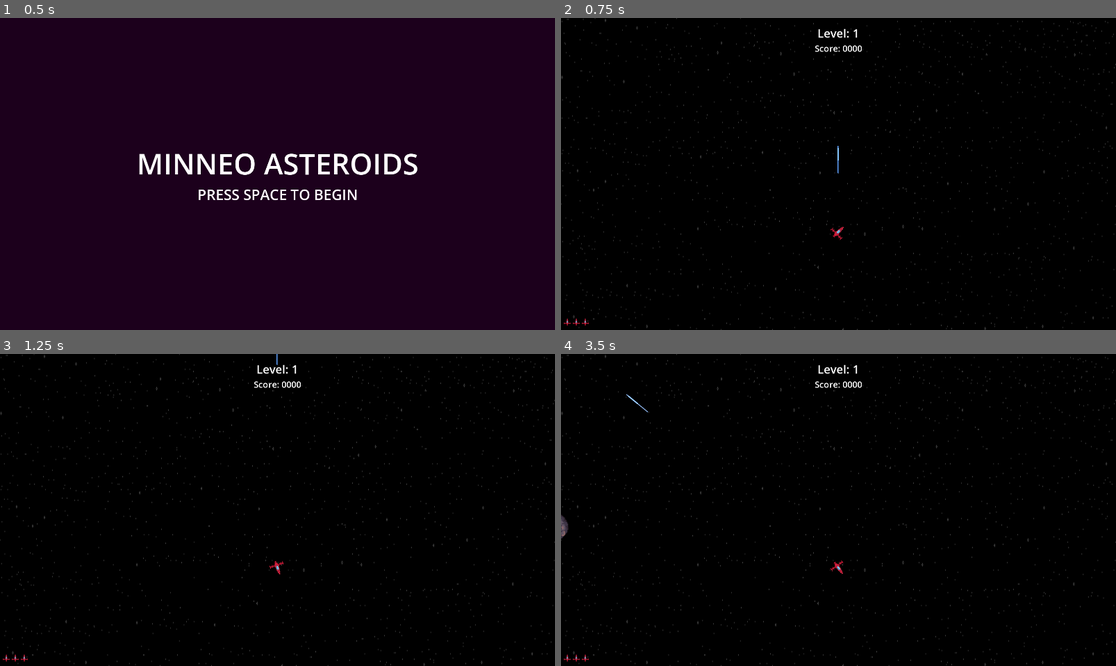
Above: before the commit, frames 1-4 (two rows, left to right).
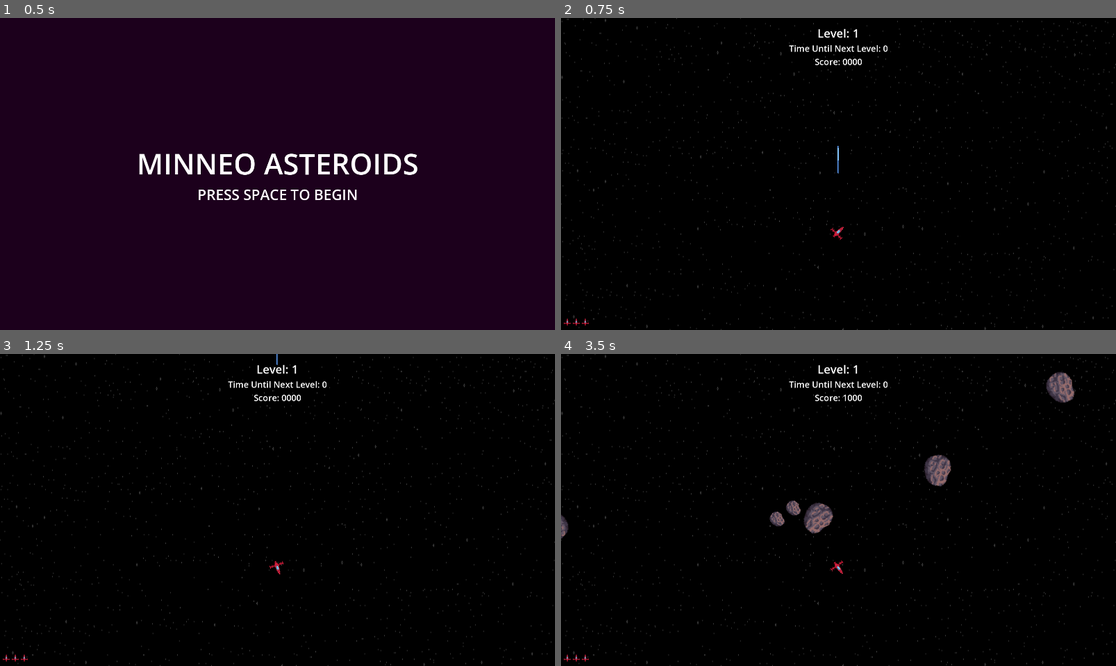
Above: after the commit, the same moments.

Repository: Minneo03/MinneoAsteroids
Game: Godot game, scene res://scenes/startScreen.tscn
Two runs of this game, one before a commit and one after it. Both use one fixed random seed, a clock stepped at 60 frames per second and the inputs below.
Inputs (mouse positions are in pixels of both pictures, inside the frame that each line leads up to):
- Up to frame 1 (0.5 s): no input
- Up to frame 2 (0.75 s): tap Space (start) at 0.5 s; move the mouse to (960, 158) at 0.52 s; hold D (rotateRight) from 0.53 s (still down); hold Space (start) from 0.53 s (still down)
- Up to frame 3 (1.25 s): keep holding D (rotateRight); keep holding Space (start)
- Up to frame 4 (3.5 s): move the mouse to (727, 525) at 1.27 s; release D (rotateRight) at 1.28 s; release Space (start) at 1.28 s; hold S (brake) 1.28-2.03 s; tap W (boost) at 1.35 s; tap Space (start) at 1.55, 2.3, 2.85 s; move the mouse to (894, 441) at 2.02 s; press the mouse at (894, 441) at 2.03 s; hold D (rotateRight) from 2.03 s (still down); move the mouse to (810, 572) at 2.77 s; release the mouse at (810, 572) at 2.78 s

Frame 1 is identical in both runs. In frame 2, 0.3% of the frame differs, in the area x 41-59%, y 8-16%; in frame 3, 0.3%; in frame 4, 1.7%, in the area x 11-93%, y 5-58%.

Commit message:
Level System Implemented, Added Comments Throughout
Levels work via a 3 timer system. One timer spawns asteroids whenever another time is active. The active timer will go on cooldown via the 3rd timer. Every level will increase the time of the active timer and the cooldown timer.

Diff:
--- a/global/global.gd
+++ b/global/global.gd
@@ -1,6 +1,8 @@
 extends Node
 
+#Global variables like score, health, middleXY, and Iframes boolean are stored here.
 var score := 0
 var health := 3
 var middleX
 var middleY
+var can_be_hit: bool = true
--- a/scenes/asteroid_border.tscn
+++ b/scenes/asteroid_border.tscn
@@ -4,7 +4,7 @@
 script/source = "extends Area2D
 
 
-func _on_border_entered(area: Area2D) -> void:
+func _on_border_entered(_area: Area2D) -> void:
 	pass # Replace with function body.
 "
 
--- a/scenes/asteroids.gd
+++ b/scenes/asteroids.gd
@@ -12,11 +12,13 @@
 
 signal collision
 
+#Adds the "Area2D" to the group Asteroid to later determine what area is entering what.
 func _ready():
-
-	if $".".scale.x == 3:
+	add_to_group("Asteroid")
+	if $".".scale.x == 3: #This could be changed, but I feel 3 is a good scale
 		_initial_asteroid()
 
+#This initializes a "Big" asteroid with a lot of random variables based on the given ranges
 func _initial_asteroid():
 	var width = get_viewport().get_visible_rect().size[0]
 	var random_x = rng.randi_range(0, width)
@@ -27,19 +29,23 @@
 	direction_x = rng.randf_range(-1, 1)
 	rotation_speed = rng.randi_range(40, 100)
 
+#Updates the position of each asteroid.
 func _process(delta):
 	position += Vector2(direction_x, 1.0) * speed * delta
 	rotation_degrees += rotation_speed * delta
 
+#When player enters, as that is the only Body2D
 func _on_body_entered(_body: Node2D) -> void:
 	collision.emit()
 
+#When an area enters, this could be either the Laser, or the Asteroid Border
 func _on_area_entered(area: Area2D) -> void:
 	if area.is_in_group("Laser"):
-		if scale.x > 0.75:
+		if scale.x > 0.75: #This value should be equal to the initial scale/4
+			#Destroys both the laser and the asteroid object
 			area.queue_free()
 			queue_free()
-			for i in 2:
+			for i in 2: #This for loop will create 2 new asteroids half the size with slightly randomized values for speed, direction, and rotation.
 				var asteroid = asteroid_scene.instantiate()
 				asteroid.position = position
 				asteroid.scale = scale/2
@@ -47,24 +53,41 @@
 				asteroid.direction_x = direction_x + rng.randf_range(-1, 1)
 				asteroid.rotation_speed = rotation_speed + rng.randi_range(-20, 20)
 				get_tree().current_scene.add_child(asteroid)
-		else:
+		else: #Basically this is a "ifSmallAsteroid" which will only delete objects, not create any.
 			area.queue_free()
 			queue_free()
 		Global.score += 1000
 		get_tree().call_group('ui', 'update_score', Global.score)
-	else:
-		print("Teleport?")
-		if (position.x - Global.middleX) > 0:
+	else: #If the area entering the asteroid is the asteroid border, it will flip its position by mirroring it across the two middleX, middleY values.
+		if position.x > Global.middleX:
 			temp = position.x - Global.middleX
-			position.x -= temp*2
+			if position.y < Global.middleY*2:
+				position.x -= temp*1.9
+			else:
+				position.x -= temp*2
 		else:
 			temp = Global.middleX - position.x
-			position.x += temp*2
-		position.y -= Global.middleY*2 + 200
+			if position.y < Global.middleY*2:
+				position.x += temp*1.9
+			else:
+				position.x += temp*2
+		if position.y > Global.middleY:
+			temp = position.y - Global.middleY
+			position.y -= temp*2
+		else:
+			temp = Global.middleY - position.y
+			position.y += temp*2
 
+#What happens on collision with the player.
+func _on_collision() -> void:
+	if Global.can_be_hit == true: #This variables helps with IFrames so the player doesn't get hit 3 times in one second due to getting hit, splitting an asteroid, and getting hit by both children immediately.
+		Global.can_be_hit = false
+		$IFrames.start()
+		Global.health -= 1
+		get_tree().call_group('ui', 'set_health', Global.health)
+		if Global.health <= 0:
+			get_tree().change_scene_to_file("res://scenes/gameOverScreen.tscn")
 
-func _on_collision() -> void:
-	Global.health -= 1
-	get_tree().call_group('ui', 'set_health', Global.health)
-	if Global.health <= 0:
-		get_tree().change_scene_to_file("res://scenes/gameOverScreen.tscn")
+#Again, IFrames need to be used.
+func _on_i_frames_timeout() -> void:
+	Global.can_be_hit = true
--- a/scenes/asteroids.tscn
+++ b/scenes/asteroids.tscn
@@ -15,6 +15,11 @@
 [node name="CollisionPolygon2D" type="CollisionPolygon2D" parent="."]
 polygon = PackedVector2Array(-9, -16, 2, -15, 13, -7, 19, 1, 15, 11, 6, 17, -6, 17, -18, 8, -19, -5)
 
+[node name="IFrames" type="Timer" parent="."]
+wait_time = 0.2
+one_shot = true
+
 [connection signal="area_entered" from="." to="." method="_on_area_entered"]
 [connection signal="body_entered" from="." to="." method="_on_body_entered"]
 [connection signal="collision" from="." to="." method="_on_collision"]
+[connection signal="timeout" from="IFrames" to="." method="_on_i_frames_timeout"]
--- a/scenes/gameOverScreen.gd
+++ b/scenes/gameOverScreen.gd
@@ -1,10 +1,11 @@
 extends Control
 
+#Displays the score on the game over screen.
 func _ready():
 	$gameOverUI/gameOverContainer/verticalSpacer/scoreLabel.text = $gameOverUI/gameOverContainer/verticalSpacer/scoreLabel.text + str(Global.score)
 	Global.score = 0
 
-# Called every frame. 'delta' is the elapsed time since the previous frame.
+#When there is the start input, it will start the game over again.
 func _input(event):
 	if event.is_action_pressed("start"):
 		get_tree().change_scene_to_file("res://scenes/level.tscn")
--- a/scenes/laser.gd
+++ b/scenes/laser.gd
@@ -4,12 +4,20 @@
 
 var direction = Vector2()
 
+#Initializes the Laser with a "tween" starting the laser as small and growing to size.
 func _ready():
 	add_to_group("Laser")
 	var tween = create_tween()
 	tween.tween_property($Sprite2D, 'scale', Vector2(0.45,0.45), 0.2).from(Vector2(0.1,0.1))
 
-# Called every frame. 'delta' is the elapsed time since the previous frame.
+#Updates the position of the laser based on speed and direction.
 func _process(delta: float) -> void:
 	direction = Vector2(cos(rotation), sin(rotation))
 	position += speed * direction * delta
+
+
+func _on_area_entered(area: Area2D) -> void: #Destroys lasers when they go out of bounds Does not work yet.
+	if (area.is_in_group("Asteroid")):
+		pass
+	else:
+		queue_free()
--- a/scenes/laser.tscn
+++ b/scenes/laser.tscn
@@ -22,3 +22,5 @@
 position = Vector2(-3, 0.999989)
 rotation = 1.5708
 shape = SubResource("CapsuleShape2D_tfqhr")
+
+[connection signal="area_entered" from="." to="." method="_on_area_entered"]
--- a/scenes/level.gd
+++ b/scenes/level.gd
@@ -3,10 +3,16 @@
 var asteroid_scene: PackedScene = load("res://scenes/asteroids.tscn")
 var laser_scene: PackedScene = load("res://scenes/laser.tscn")
 
+var levelTimer := true
+var timeLeft := 0
+var level := 1
+
 #var health: int = 3 now global variable
 
+#Whenever the game goes into the Level Scene, global health gets reset and the player can be hit. It will also find the exact middle of the screen and set those to global variables.
 func _ready():
 	Global.health = 3
+	Global.can_be_hit = true
 	var sizeX := get_viewport().get_visible_rect().size.x
 	var sizeY := get_viewport().get_visible_rect().size.y
 	Global.middleX = sizeX/2
@@ -16,20 +22,36 @@
 
 	get_tree().call_group('ui', 'set_health', Global.health)
 
+	$LevelTimer.start()
+	levelTimer = true
+
+#This function, along with the other 2 timer functions, work together to create a level system that spawns asteroids over a couple seconds and then has a cooldown between levels.
+func _on_level_cooldown_timeout() -> void:
+	$LevelCooldown.wait_time *= 1.2
+	$LevelTimer.wait_time *= 1.2
+	level += 1
+	get_tree().call_group('ui', 'update_level', level)
+	$LevelTimer.start()
+	levelTimer = true
+
+func _on_level_timer_timeout() -> void:
+	levelTimer = false
+	$LevelCooldown.start()
+
 func _on_asteroid_timer_timeout() -> void:
-	var asteroid = asteroid_scene.instantiate()
-	asteroid.scale.x = 3
-	$Asteroids.add_child(asteroid)
-	#asteroid.connect('collision', _on_asteroid_collision)
+	if (levelTimer == true):
+		var asteroid = asteroid_scene.instantiate()
+		asteroid.scale.x = 3
+		$Asteroids.add_child(asteroid)
 
-#func _on_asteroid_collision():
-	#Global.health -= 1
-	#get_tree().call_group('ui', 'set_health', Global.health)
-	#if Global.health <= 0:
-	#	get_tree().change_scene_to_file("res://scenes/gameOverScreen.tscn")
-
+#This function instantiates a laser object in front of the player following player rotation.
 func _on_player_laser(pos, rot) -> void:
 	var laser = laser_scene.instantiate()
 	$Lasers.add_child(laser)
 	laser.position = pos
 	laser.rotation_degrees = rot - 90
+
+#These run constantly as it does show how long is left until the next level.
+func _process(float) -> void:
+	timeLeft = $LevelCooldown.time_left
+	get_tree().call_group('ui', 'update_time', timeLeft)
--- a/scenes/level.tscn
+++ b/scenes/level.tscn
@@ -50,9 +50,16 @@
 position = Vector2(1938, 535.5)
 shape = SubResource("RectangleShape2D_eurp5")
 
+[node name="LevelCooldown" type="Timer" parent="."]
+wait_time = 25.0
+one_shot = true
+
+[node name="LevelTimer" type="Timer" parent="."]
+wait_time = 3.0
+one_shot = true
+
 [node name="AsteroidTimer" type="Timer" parent="."]
 wait_time = 0.5
-one_shot = true
 autostart = true
 
 [node name="Asteroids" type="Node2D" parent="."]
@@ -68,12 +75,14 @@
 scale = Vector2(125, 1)
 
 [node name="asteroidBorder2" parent="AsteroidBorders" instance=ExtResource("5_rf5e5")]
-position = Vector2(2061, 533)
+position = Vector2(2099, 403)
 scale = Vector2(1, 70)
 
 [node name="asteroidBorder3" parent="AsteroidBorders" instance=ExtResource("5_rf5e5")]
-position = Vector2(-117, 553)
+position = Vector2(-153, 412)
 scale = Vector2(1, 70)
 
 [connection signal="laser" from="Player" to="." method="_on_player_laser"]
+[connection signal="timeout" from="LevelCooldown" to="." method="_on_level_cooldown_timeout"]
+[connection signal="timeout" from="LevelTimer" to="." method="_on_level_timer_timeout"]
 [connection signal="timeout" from="AsteroidTimer" to="." method="_on_asteroid_timer_timeout"]
--- a/scenes/player.tscn
+++ b/scenes/player.tscn
@@ -19,7 +19,7 @@
 position = Vector2(-4, -51)
 
 [node name="Reload" type="Timer" parent="."]
-wait_time = 0.5
+wait_time = 0.3
 one_shot = true
 
 [connection signal="timeout" from="Reload" to="." method="_on_reload_timeout"]
--- a/scenes/ui.gd
+++ b/scenes/ui.gd
@@ -12,5 +12,11 @@
 		$"Lives Margin/HBoxContainer".add_child(text_rect)
 		text_rect.stretch_mode = TextureRect.STRETCH_KEEP
 
+func update_level(level):
+	$"Score Margin/VBoxContainer/LevelLabel".text = "Level: " + str(level)
+
 func update_score(score):
 	$"Score Margin/VBoxContainer/ScoreLabel".text = "Score: " + str(score)
+
+func update_time(time):
+	$"Score Margin/VBoxContainer/TimeLabel".text = "Time Until Next Level: " + str(time)
--- a/scenes/ui.tscn
+++ b/scenes/ui.tscn
@@ -24,6 +24,11 @@
 text = "Level: 1"
 horizontal_alignment = 1
 
+[node name="TimeLabel" type="Label" parent="Score Margin/VBoxContainer"]
+layout_mode = 2
+theme_override_font_sizes/font_size = 30
+text = "Time Until Next Level: "
+
 [node name="ScoreLabel" type="Label" parent="Score Margin/VBoxContainer"]
 layout_mode = 2
 theme_override_colors/font_color = Color(1, 1, 1, 1)
